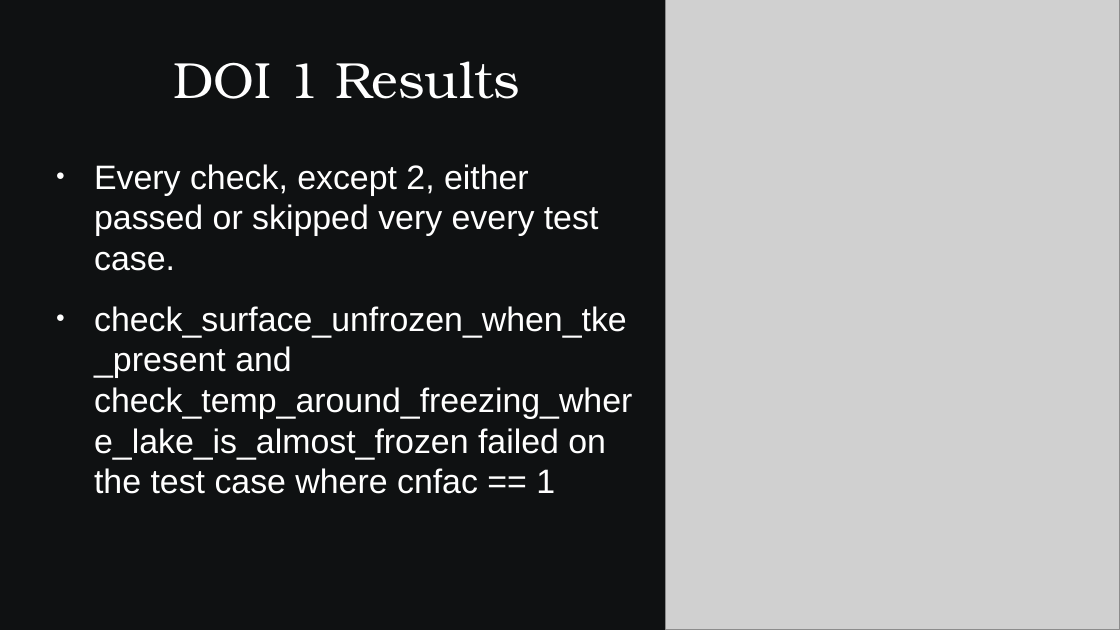
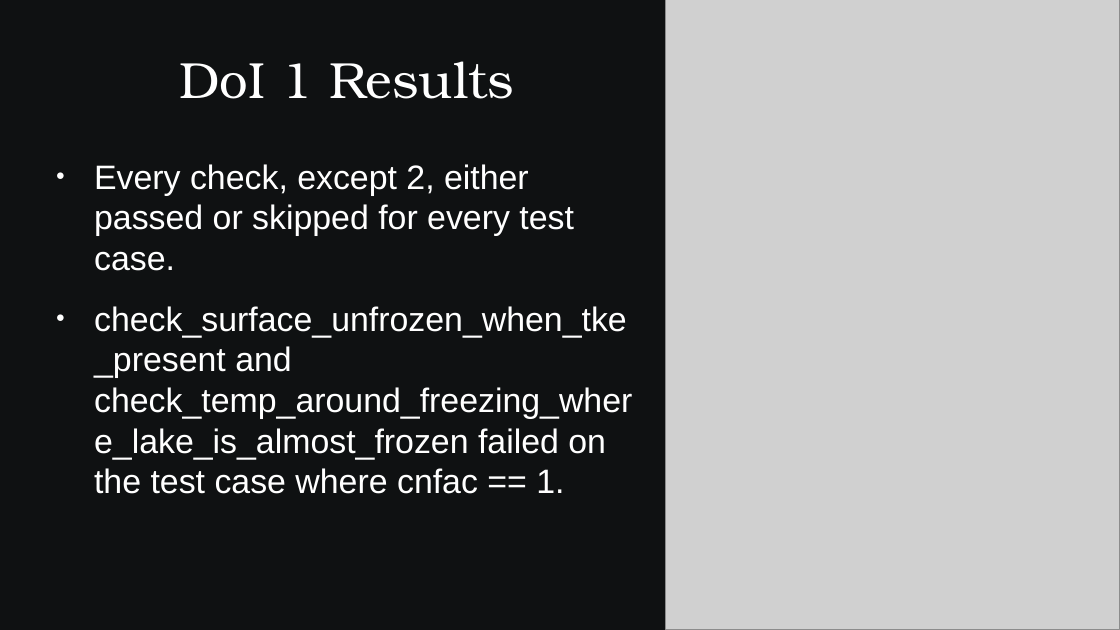
Before and after one commit to SamAllen06/lake_temp_work, a slide deck: slide 42 of documentation/for_collaborators/AnalysisOverview.pptx (slide 44 before the commit). Drawn at 1120x630 pixels with LibreOffice and Linux fonts; fonts in the diff are those of the drawing; grey boxes stand for pictures. Boxes give left, top, right and bottom in pixels: in the first picture for what was removed or moved away, otherwise in the second. Text is boxed around its words. In the diff, an @@ line names an element or a change of style, - is before the commit and + after.

Commit message:
Update slides
Update mathematical representation of checks

```diff
--- a/documentation/for_collaborators/AnalysisOverview.pptx
+++ b/documentation/for_collaborators/AnalysisOverview.pptx
@@ title at (179, 61, 514, 99): text changed @@
-DOI 1 Results
+DoI 1 Results
@@ text at (94, 164, 632, 494): text changed @@
-● Every check, except 2, either passed or skipped very every test case.
-● check_surface_unfrozen_when_tke_present and check_temp_around_freezing_where_lake_is_almost_frozen failed on the test case where cnfac == 1
+● Every check, except 2, either passed or skipped for every test case.
+● check_surface_unfrozen_when_tke_present and check_temp_around_freezing_where_lake_is_almost_frozen failed on the test case where cnfac == 1.
```
Also in this commit, not shown: 17 other slides changed, 2 slides removed, 3 other files.
